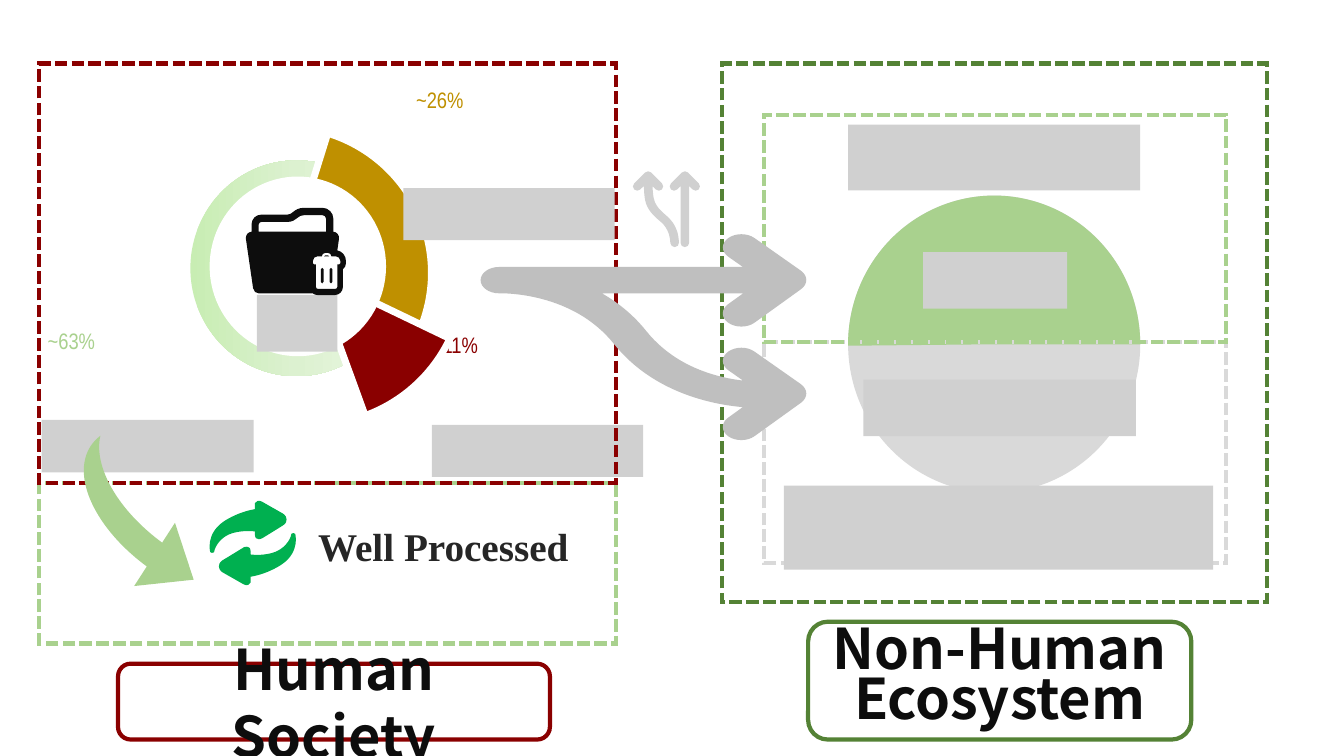
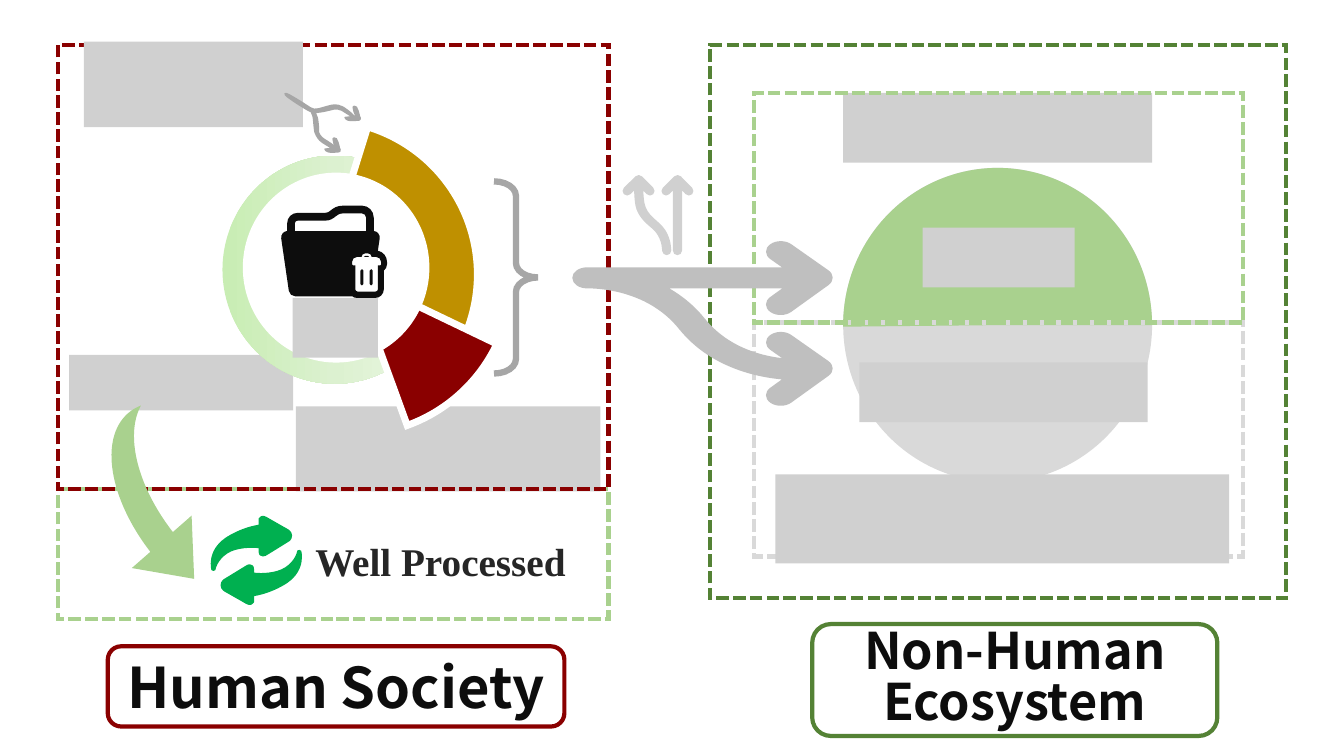
Before and after one commit to pyb0924/MCM, a slide deck: slide 1 of figure/Figure.pptx. Drawn at 1344x756 pixels with LibreOffice and Linux fonts; fonts in the diff are those of the drawing; grey boxes stand for pictures. Boxes give left, top, right and bottom in pixels: in the first picture for what was removed or moved away, otherwise in the second. Text is boxed around its words. In the diff, an @@ line names an element or a change of style, - is before the commit and + after.

```diff
--- a/figure/Figure.pptx
+++ b/figure/Figure.pptx
@@ rectangle: place and size @@
-rectangle at (39,64,616,483)
+rectangle at (58,44,609,489)
@@ pie slice (boxed as its full ellipse): place and size @@
-pie slice (boxed as its full ellipse) at (105,64,522,482)
+pie slice (boxed as its full ellipse) at (131,53,573,496)
@@ rectangle: place and size @@
-rectangle at (722,64,1266,602)
+rectangle at (710,44,1286,598)
@@ pie slice (boxed as its full ellipse): place and size @@
-pie slice (boxed as its full ellipse) at (123,113,446,434)
+pie slice (boxed as its full ellipse) at (152,105,493,444)
@@ rectangle: place and size @@
-rectangle at (764,115,1227,343)
+rectangle at (754,93,1243,323)
@@ picture: place and size @@
-picture at (848,125,1140,191)
+picture at (844,93,1152,162)
@@ ellipse: place and size @@
-ellipse at (191,160,402,376)
+ellipse at (223,155,447,383)
@@ ellipse: place and size @@
-ellipse at (210,176,386,356)
+ellipse at (243,172,430,362)
@@ picture: place and size @@
-picture at (633,171,701,247)
+picture at (623,175,694,256)
@@ ellipse: place and size @@
-ellipse at (848,196,1140,493)
+ellipse at (844,168,1152,483)
@@ pie slice (boxed as its full ellipse): place and size @@
-pie slice (boxed as its full ellipse) at (848,196,1141,494)
+pie slice (boxed as its full ellipse) at (844,167,1152,482)
@@ freeform shape: place and size @@
-freeform shape at (246,208,346,295)
+freeform shape at (281,206,387,298)
@@ group removed at (41,92,615,473): 3 texts, 2 pictures @@
-~11%
-~63%
-~26%
@@ group added at (70,41,538,410): 2 pictures, 1 freeform shape, 1 right brace @@
@@ picture: place and size @@
-picture at (924,252,1068,309)
+picture at (923,228,1075,287)
@@ freeform shape: place and size @@
-freeform shape at (481,233,809,442)
+freeform shape at (572,240,834,407)
@@ picture: place and size @@
-picture at (257,295,338,352)
+picture at (292,298,378,358)
@@ rectangle: place and size @@
-rectangle at (764,342,1227,564)
+rectangle at (754,323,1243,557)
@@ picture: place and size @@
-picture at (864,380,1136,437)
+picture at (860,363,1148,422)
@@ freeform shape at (53,404,250,605): rotation 122 to 138 degrees; outline redrawn @@
@@ picture: place and size @@
-picture at (432,425,643,478)
+picture at (296,406,601,491)
@@ picture: place and size @@
-picture at (784,486,1214,570)
+picture at (775,475,1229,564)
@@ rectangle: place and size @@
-rectangle at (39,483,616,643)
+rectangle at (58,489,609,619)
@@ freeform shape: place and size @@
-freeform shape at (210,501,296,586)
+freeform shape at (211,516,302,606)
@@ text "Well Processed": place and size @@
-text "Well Processed" at (318,533,569,562)
+text "Well Processed" at (315,548,566,577)
@@ rounded rectangle "Non-Human": place and size @@
-rounded rectangle "Non-Human" at (809,622,1192,740)
+rounded rectangle "Non-Human" at (813,624,1218,736)
@@ rounded rectangle "Non-Human" at (813,624,1218,736): size 40 to 36 pt @@
@@ rounded rectangle "Human Society": place and size @@
-rounded rectangle "Human Society" at (118,663,549,739)
+rounded rectangle "Human Society" at (108,646,565,727)
```
Also in this commit, not shown: 5 other files.
